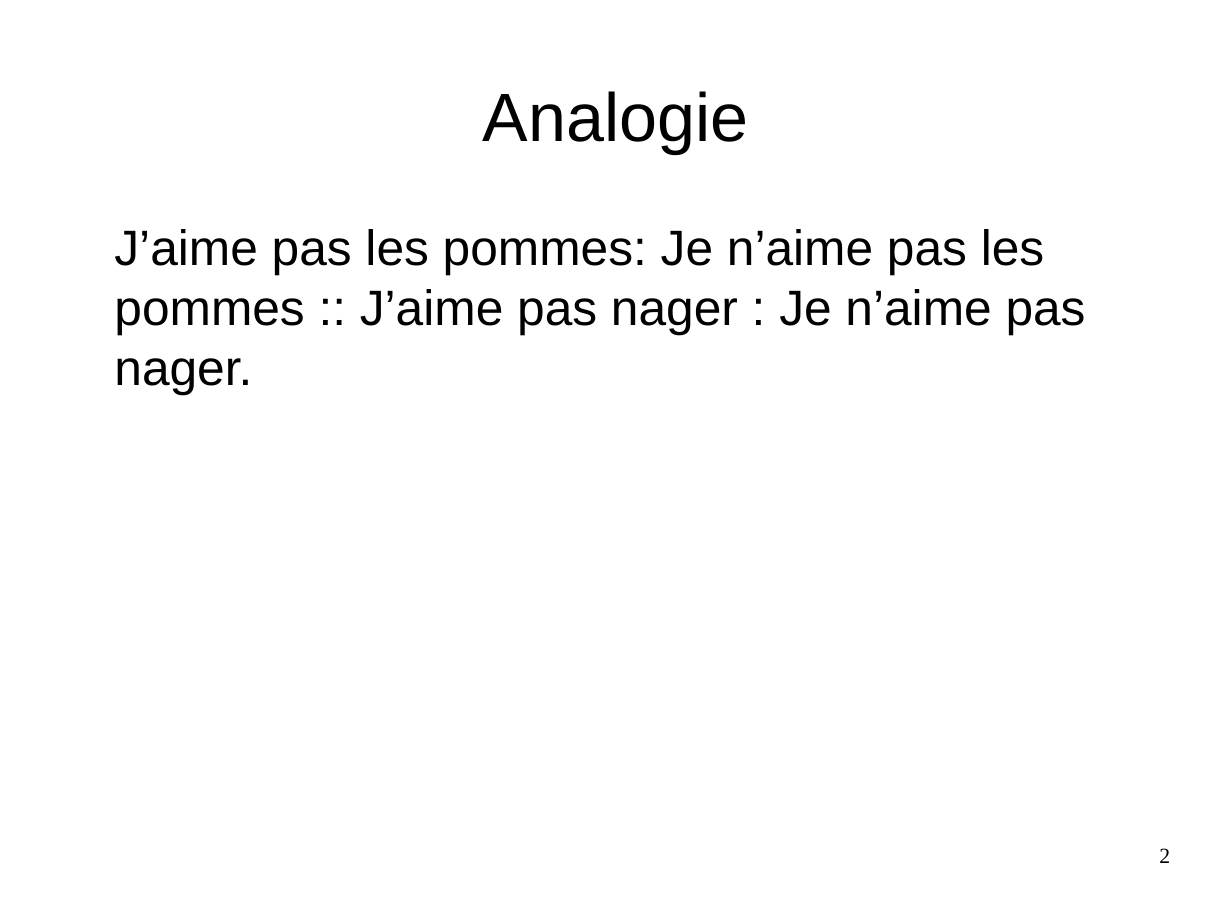
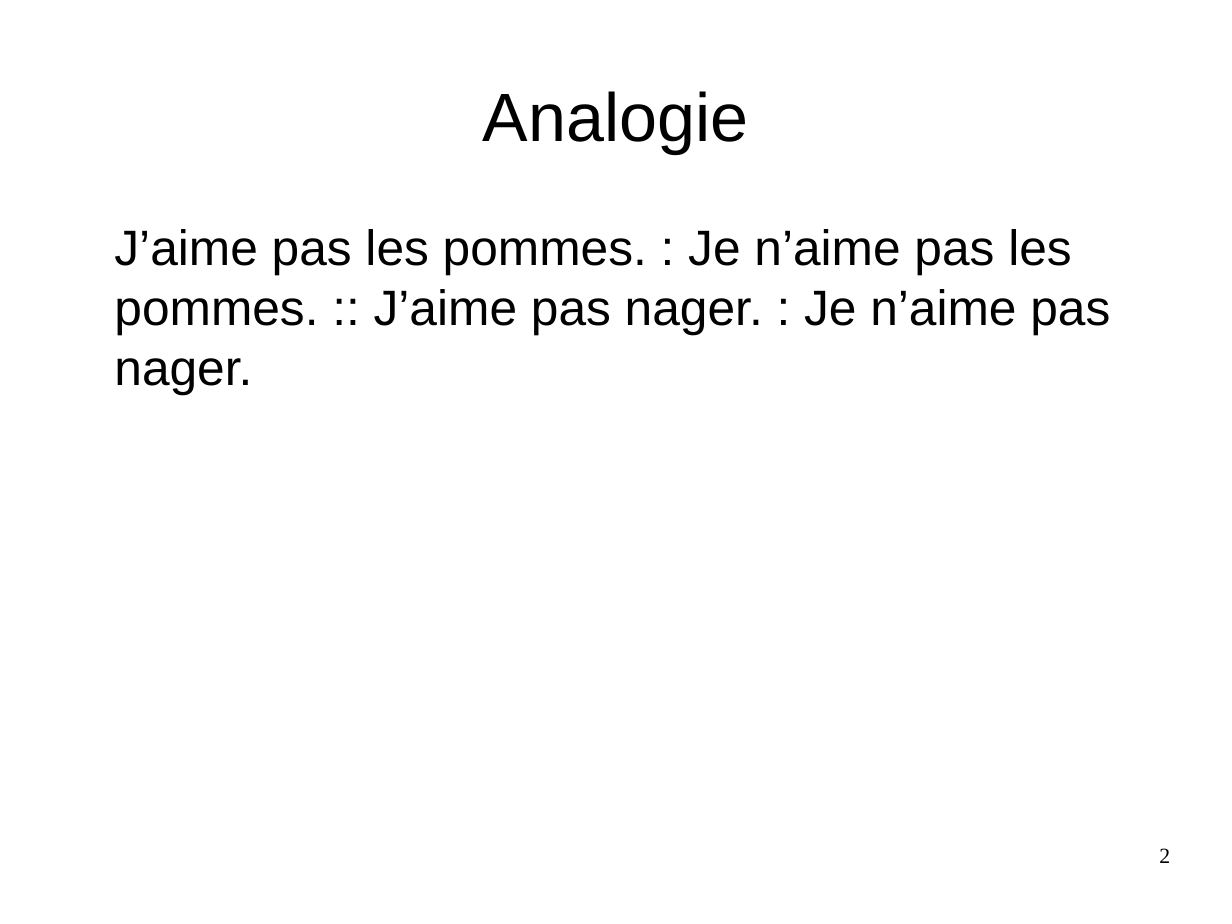
Before and after one commit to Sle3pingForest/StageL3, a slide deck: slide 2 of RapportAndre/pres.odp. Drawn at 1232x924 pixels with LibreOffice and Linux fonts; fonts in the diff are those of the drawing. Boxes give left, top, right and bottom in pixels: in the first picture for what was removed or moved away, otherwise in the second. Text is boxed around its words. In the diff, an @@ line names an element or a change of style, - is before the commit and + after.

```diff
--- a/RapportAndre/pres.odp
+++ b/RapportAndre/pres.odp
@@ text at [114,229,1110,394]: text changed @@
-J’aime pas les pommes: Je n’aime pas les pommes :: J’aime pas nager : Je n’aime pas nager.
+J’aime pas les pommes. : Je n’aime pas les pommes. :: J’aime pas nager. : Je n’aime pas nager.
```
Also in this commit, not shown: 2 other files.
